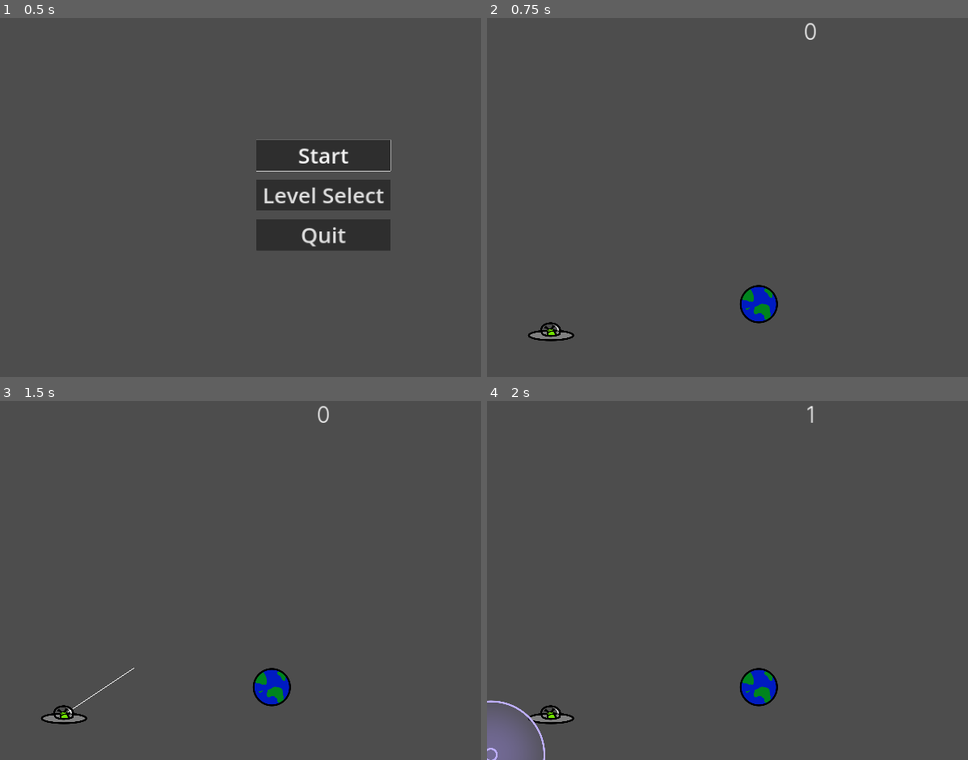
Above: before the commit, frames 1-4 (two rows, left to right).
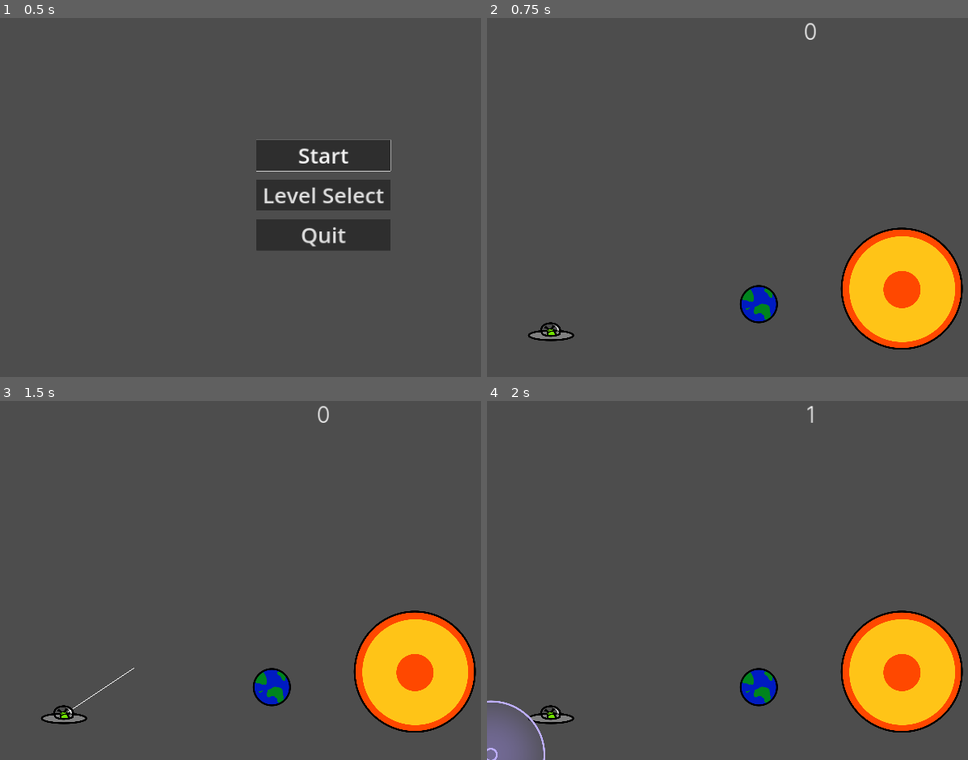
Above: after the commit, the same moments.

Repository: Afterglow375/godot_jam_03
Game: Godot game, scene res://scenes/ui/menu.tscn
Two runs of this game, one before a commit and one after it. Both use one fixed random seed, a clock stepped at 60 frames per second and the inputs below.
Inputs (mouse positions are in pixels of both pictures, inside the frame that each line leads up to):
- Up to frame 1 (0.5 s): no input
- Up to frame 2 (0.75 s): click "Start" at 0.5 s
- Up to frame 3 (1.5 s): tap Enter at 1.25 s; drag from (62, 713) to (389, 497) at 1.27 s
- Up to frame 4 (2 s): no input

Frame 1 is identical in both runs. In frame 2, 6.8% of the frame differs, in the area x 73-99%, y 58-93%; in frame 3, 6.8%; in frame 4, 6.8%.

Commit message:
add sun logic

Diff:
--- a/scenes/entities/earth.tscn
+++ b/scenes/entities/earth.tscn
@@ -1,12 +1,13 @@
 [gd_scene load_steps=4 format=3 uid="uid://861gfsuj7lom"]
 
 [ext_resource type="Script" path="res://scripts/entities/earth.gd" id="1_in325"]
-[ext_resource type="Texture2D" uid="uid://depds2gq2ws1a" path="res://assets/earth.png" id="1_shhhv"]
+[ext_resource type="Texture2D" uid="uid://b0dcofcpw16o" path="res://assets/earth.png" id="1_shhhv"]
 
 [sub_resource type="CircleShape2D" id="CircleShape2D_7ujfu"]
 radius = 111.0
 
 [node name="Earth" type="RigidBody2D"]
+z_index = 1
 gravity_scale = 0.0
 script = ExtResource("1_in325")
 
--- /dev/null
+++ b/scenes/entities/sun.tscn
@@ -0,0 +1,19 @@
+[gd_scene load_steps=4 format=3 uid="uid://8fybiecfrkw6"]
+
+[ext_resource type="Texture2D" uid="uid://grtclsyvb8ap" path="res://assets/sun.png" id="1_50wgs"]
+[ext_resource type="Script" path="res://scripts/entities/sun.gd" id="1_jkyhw"]
+
+[sub_resource type="CircleShape2D" id="CircleShape2D_4isk3"]
+radius = 364.0
+
+[node name="Sun" type="Area2D"]
+script = ExtResource("1_jkyhw")
+
+[node name="Sprite2D" type="Sprite2D" parent="."]
+texture = ExtResource("1_50wgs")
+
+[node name="CollisionShape2D" type="CollisionShape2D" parent="."]
+shape = SubResource("CircleShape2D_4isk3")
+
+[connection signal="body_entered" from="." to="." method="_on_body_entered"]
+[connection signal="body_exited" from="." to="." method="_on_body_exited"]
--- a/scenes/levels/level_one.tscn
+++ b/scenes/levels/level_one.tscn
@@ -1,8 +1,9 @@
-[gd_scene load_steps=7 format=3 uid="uid://bv7v1282myvla"]
+[gd_scene load_steps=8 format=3 uid="uid://bv7v1282myvla"]
 
 [ext_resource type="PackedScene" uid="uid://ctfq16ucdtgys" path="res://scenes/entities/spaceship.tscn" id="1_5j86u"]
 [ext_resource type="Script" path="res://scripts/systems/level.gd" id="1_yjnxe"]
 [ext_resource type="PackedScene" uid="uid://861gfsuj7lom" path="res://scenes/entities/earth.tscn" id="2_8coyu"]
+[ext_resource type="PackedScene" uid="uid://8fybiecfrkw6" path="res://scenes/entities/sun.tscn" id="4_cft5a"]
 
 [sub_resource type="PhysicsMaterial" id="PhysicsMaterial_cpj0v"]
 friction = 0.0
@@ -86,3 +87,6 @@
 [node name="CollisionShape2D2" type="CollisionShape2D" parent="ColorRect4/StaticBody2D"]
 position = Vector2(39.2288, 1081)
 shape = SubResource("RectangleShape2D_ab1l3")
+
+[node name="Sun" parent="." instance=ExtResource("4_cft5a")]
+position = Vector2(2463, 1636)
--- /dev/null
+++ b/scripts/entities/sun.gd
@@ -0,0 +1,49 @@
+extends Area2D
+
+@export var max_score: int = 100  # Max score when perfectly centered
+@onready var earth: RigidBody2D = null  # Store reference to the Earth
+var updating_score: bool = false  # Track if we should update score
+var accuracy_score: int = 0
+var level: Node = null  # Reference to the level
+
+func _ready():
+	# Store reference to the level
+	level = get_tree().current_scene
+
+func _on_body_entered(body):
+	if body.name == "Earth":
+		earth = body  # Store reference to Earth
+		updating_score = true  # Start updating score
+
+func _on_body_exited(body):
+	if body == earth:
+		updating_score = false  # Stop updating score when Earth leaves
+		earth = null  # Remove reference
+
+func _process(delta):
+	if updating_score and earth:
+		if earth.linear_velocity.length() > 2:  # Only update if Earth is actually moving
+			update_score()
+		else:
+			updating_score = false  # Stop updating when Earth stops moving
+			round_win() # Triggers when earth is inside the sun area and stops moving
+
+func update_score():
+	if not earth:  # Prevent errors if Earth is null
+		return
+
+	var goal_center = global_position  # Sun's center
+	var earth_position = earth.global_position  # Earth's position
+	var distance = goal_center.distance_to(earth_position)
+
+	var radius = ($CollisionShape2D.shape.radius) if $CollisionShape2D.shape is CircleShape2D else 100
+	accuracy_score = calculate_score(distance, radius)
+
+	print("Current Score:", accuracy_score)  # Replace with UI update
+
+func calculate_score(distance: float, max_distance: float) -> int:
+	var score = max_score * (1.0 - clamp(distance / max_distance, 0.0, 1.0))
+	return round(score)
+
+func round_win():
+	level.calculate_final_score(accuracy_score)
--- a/scripts/systems/level.gd
+++ b/scripts/systems/level.gd
@@ -48,3 +48,9 @@
 func update_score_display() -> void:
 	if hud != null:
 		hud.get_node("ScoreLabel").text = str(score)
+
+# Calculate the final score based on number of shots and accuracy
+func calculate_final_score(accuracy_score: int) -> int:
+	var final_score = round(accuracy_score / score)
+	print(final_score)
+	return final_score
